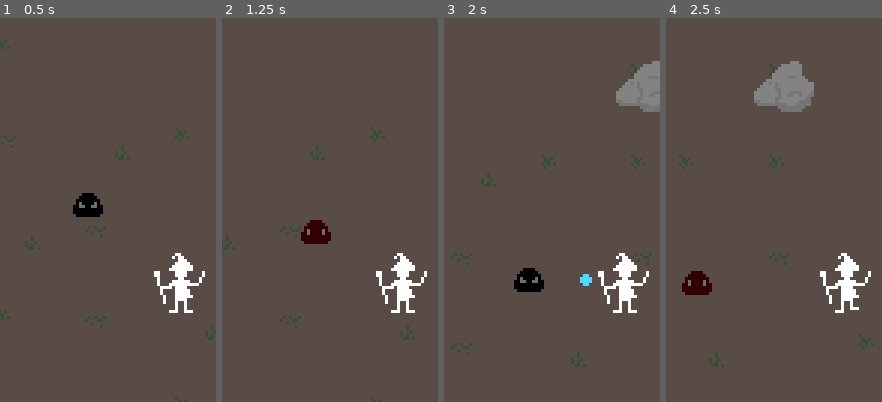
Above: before the commit, frames 1-4 (left to right).
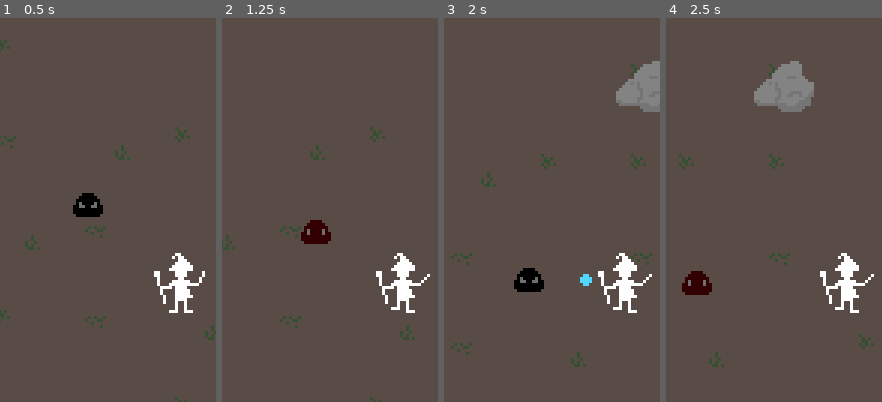
Above: after the commit, the same moments.

Repository: polyarik/wizard-legacy
Game: Godot game, scene res://scenes/main.tscn
Two runs of this game, one before a commit and one after it. Both use one fixed random seed, a clock stepped at 60 frames per second and the inputs below.
Inputs (mouse positions are % of the whole screen's width and height, from its top left):
- Up to frame 1 (0.5 s): no input
- Up to frame 2 (1.25 s): move the mouse to (72, 45) at 0.52 s; hold Right (ui_right) from 0.53 s (still down); click (72, 45) at 0.67 s
- Up to frame 3 (2 s): release Right (ui_right) at 1.25 s; drag from (30, 55) to (50, 49) at 1.27 s
- Up to frame 4 (2.5 s): move the mouse to (60, 28) at 2.02 s; hold Right (ui_right) from 2.03 s (still down)
The pictures show only the part of the screen within x 8-58%, y 12-62%; the shares and areas given below are measured in that part.

Frame 1 is identical in both runs. In frame 2, 0.1% of the frame differs, in the area x 78-97%, y 65-77%; in frame 3, 0.1%; in frame 4, 0.2%.

Commit message:
📁 rework player animation state transitions

Diff:
--- a/scenes/game/characters/player/player.gd
+++ b/scenes/game/characters/player/player.gd
@@ -15,7 +15,6 @@
 
 # TODO - implement something like "states"
 var is_casting := false
-var in_casting_animation := false
 var is_hurt := false
 
 @onready var casting_point := $CastingPoint as Marker2D
@@ -104,7 +103,6 @@
 func _physics_process(_delta: float) -> void:
 	move()
 	process_spell_casting()
-	pick_animation_state()
 
 func move() -> void:
 	var movement := Input.get_vector("ui_left", "ui_right", "ui_up", "ui_down").normalized()
@@ -118,6 +116,9 @@
 		velocity.x = (moveX * speed) if moveX else move_toward(velocity.x, 0, speed)
 		velocity.y = (moveY * speed) if moveY else move_toward(velocity.y, 0, speed)
 
+		if velocity != Vector2.ZERO:
+			animation_state_machine.travel("walk")
+
 	move_and_slide()
 
 func process_spell_casting() -> void:
@@ -130,8 +131,8 @@
 		if not spell.can_be_casted():
 			i += 1
 		else:
+			animation_state_machine.travel("attack")
 			is_casting = true
-			in_casting_animation = true
 
 			spells_cast_timer[i].start() # cast spell after spell.cast_time
 			return
@@ -145,7 +146,7 @@
 
 	GameManager.add_projectile(spell_inst)
 
-# TEMP
+# TODO - refresh hirtbox
 func _on_hirtbox_body_entered(body: Node2D) -> void:
 	if body.is_in_group("Enemy"):
 		#if body.target == self:
@@ -156,13 +157,11 @@
 
 func apply_damage(_damage: float) -> void:
 	health = clamp(health - _damage, 0.0, max_health)
-	# TEMP
+	animation_state_machine.travel("hurt")
+
 	is_hurt = true
-	in_casting_animation = false
 
 	print("player health: ", health)
-
-	# TODO - visual effect
 
 	if health == 0.0:
 		GameManager.on_entity_death(self)
@@ -170,21 +169,7 @@
 func push(force: Vector2) -> void:
 	velocity += force
 
-# TODO - rewrite
-func pick_animation_state() -> void:
-	if is_hurt:
-		animation_state_machine.travel("hurt")
-	elif (velocity != Vector2.ZERO):
-		animation_state_machine.travel("walk")
-		in_casting_animation = false
-	elif (in_casting_animation):
-		animation_state_machine.travel("attack")
-	else:
-		animation_state_machine.travel("idle")
-
 func _on_player_animation_tree_animation_finished(anim_name: StringName):
 	match anim_name:
-		"attack":
-			in_casting_animation = false
 		"hurt":
 			is_hurt = false
--- a/scenes/game/characters/player/player.tscn
+++ b/scenes/game/characters/player/player.tscn
@@ -95,8 +95,12 @@
 [sub_resource type="AnimationNodeStateMachineTransition" id="AnimationNodeStateMachineTransition_3dkot"]
 
 [sub_resource type="AnimationNodeStateMachineTransition" id="AnimationNodeStateMachineTransition_t4i4r"]
+switch_mode = 2
+advance_mode = 2
 
 [sub_resource type="AnimationNodeStateMachineTransition" id="AnimationNodeStateMachineTransition_ceqf3"]
+switch_mode = 2
+advance_mode = 2
 
 [sub_resource type="AnimationNodeStateMachineTransition" id="AnimationNodeStateMachineTransition_wyst6"]
 
@@ -107,11 +111,13 @@
 [sub_resource type="AnimationNodeStateMachineTransition" id="AnimationNodeStateMachineTransition_wg2b3"]
 
 [sub_resource type="AnimationNodeStateMachineTransition" id="AnimationNodeStateMachineTransition_6bnup"]
+switch_mode = 2
+advance_mode = 2
 
 [sub_resource type="AnimationNodeStateMachineTransition" id="AnimationNodeStateMachineTransition_e45ta"]
 
 [sub_resource type="AnimationNodeStateMachine" id="AnimationNodeStateMachine_3xrq7"]
-states/End/position = Vector2(854, 102)
+states/End/position = Vector2(870, 85)
 states/Start/position = Vector2(122, 85)
 states/attack/node = SubResource("AnimationNodeAnimation_hgedf")
 states/attack/position = Vector2(449, -67)
@@ -122,7 +128,7 @@
 states/walk/node = SubResource("AnimationNodeAnimation_08j1j")
 states/walk/position = Vector2(679, 85)
 transitions = ["Start", "idle", SubResource("AnimationNodeStateMachineTransition_vht6e"), "idle", "walk", SubResource(" …(644 unchanged characters)…
-graph_offset = Vector2(-106, -123)
+graph_offset = Vector2(-150, -146)
 
 [sub_resource type="AnimationNodeStateMachinePlayback" id="AnimationNodeStateMachinePlayback_0x1nf"]
 
